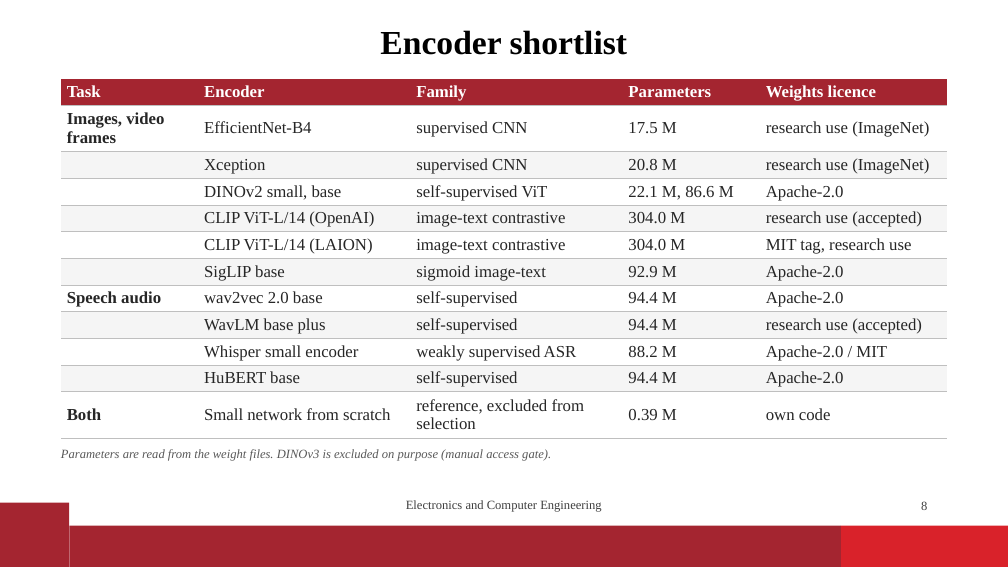
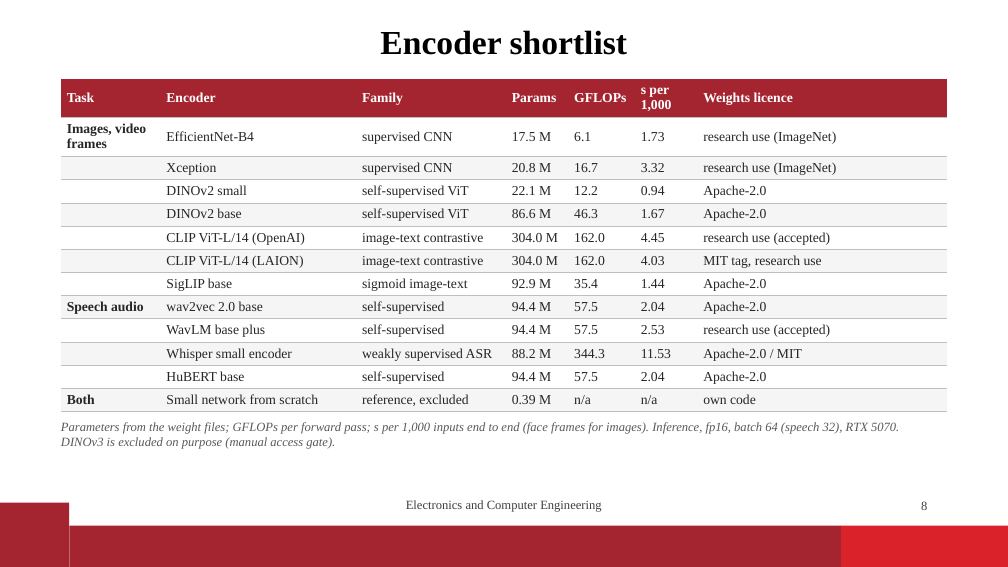
Before and after one commit to vaibhavshiroorkar/deepfake-detection, a slide deck: slide 8 of slides/DeepFake_Detection_Presentation.pptx. Drawn at 1008x567 pixels with LibreOffice and Linux fonts; fonts in the diff are those of the drawing; background and template pictures are left out. Boxes give left, top, right and bottom in pixels: in the first picture for what was removed or moved away, otherwise in the second. Text is boxed around its words. In the diff, an @@ line names an element or a change of style, - is before the commit and + after.

```diff
--- a/slides/DeepFake_Detection_Presentation.pptx
+++ b/slides/DeepFake_Detection_Presentation.pptx
@@ table at [61,79,948,412] @@
-Task | Encoder | Family | Parameters | Weights licence
-Images, video frames | EfficientNet-B4 | supervised CNN | 17.5 M | research use (ImageNet)
- | Xception | supervised CNN | 20.8 M | research use (ImageNet)
- | DINOv2 small, base | self-supervised ViT | 22.1 M, 86.6 M | Apache-2.0
- | CLIP ViT-L/14 (OpenAI) | image-text contrastive | 304.0 M | research use (accepted)
- | CLIP ViT-L/14 (LAION) | image-text contrastive | 304.0 M | MIT tag, research use
- | SigLIP base | sigmoid image-text | 92.9 M | Apache-2.0
-Speech audio | wav2vec 2.0 base | self-supervised | 94.4 M | Apache-2.0
- | WavLM base plus | self-supervised | 94.4 M | research use (accepted)
- | Whisper small encoder | weakly supervised ASR | 88.2 M | Apache-2.0 / MIT
- | HuBERT base | self-supervised | 94.4 M | Apache-2.0
-Both | Small network from scratch | reference, excluded from selection | 0.39 M | own code
+Task | Encoder | Family | Params | GFLOPs | s per 1,000 | Weights licence
+Images, video frames | EfficientNet-B4 | supervised CNN | 17.5 M | 6.1 | 1.73 | research use (ImageNet)
+ | Xception | supervised CNN | 20.8 M | 16.7 | 3.32 | research use (ImageNet)
+ | DINOv2 small | self-supervised ViT | 22.1 M | 12.2 | 0.94 | Apache-2.0
+ | DINOv2 base | self-supervised ViT | 86.6 M | 46.3 | 1.67 | Apache-2.0
+ | CLIP ViT-L/14 (OpenAI) | image-text contrastive | 304.0 M | 162.0 | 4.45 | research use (accepted)
+ | CLIP ViT-L/14 (LAION) | image-text contrastive | 304.0 M | 162.0 | 4.03 | MIT tag, research use
+ | SigLIP base | sigmoid image-text | 92.9 M | 35.4 | 1.44 | Apache-2.0
+Speech audio | wav2vec 2.0 base | self-supervised | 94.4 M | 57.5 | 2.04 | Apache-2.0
+ | WavLM base plus | self-supervised | 94.4 M | 57.5 | 2.53 | research use (accepted)
+ | Whisper small encoder | weakly supervised ASR | 88.2 M | 344.3 | 11.53 | Apache-2.0 / MIT
+ | HuBERT base | self-supervised | 94.4 M | 57.5 | 2.04 | Apache-2.0
+Both | Small network from scratch | reference, excluded | 0.39 M | n/a | n/a | own code
@@ text at [61,422,899,449]: text changed @@
-Parameters are read from the weight files. DINOv3 is excluded on purpose (manual access gate).
+Parameters from the weight files; GFLOPs per forward pass; s per 1,000 inputs end to end (face frames for images). Inference, fp16, batch 64 (speech 32), RTX 5070. DINOv3 is excluded on purpose (manual access gate).
```
Also in this commit, not shown: 2 other slides changed, 1 other file.
